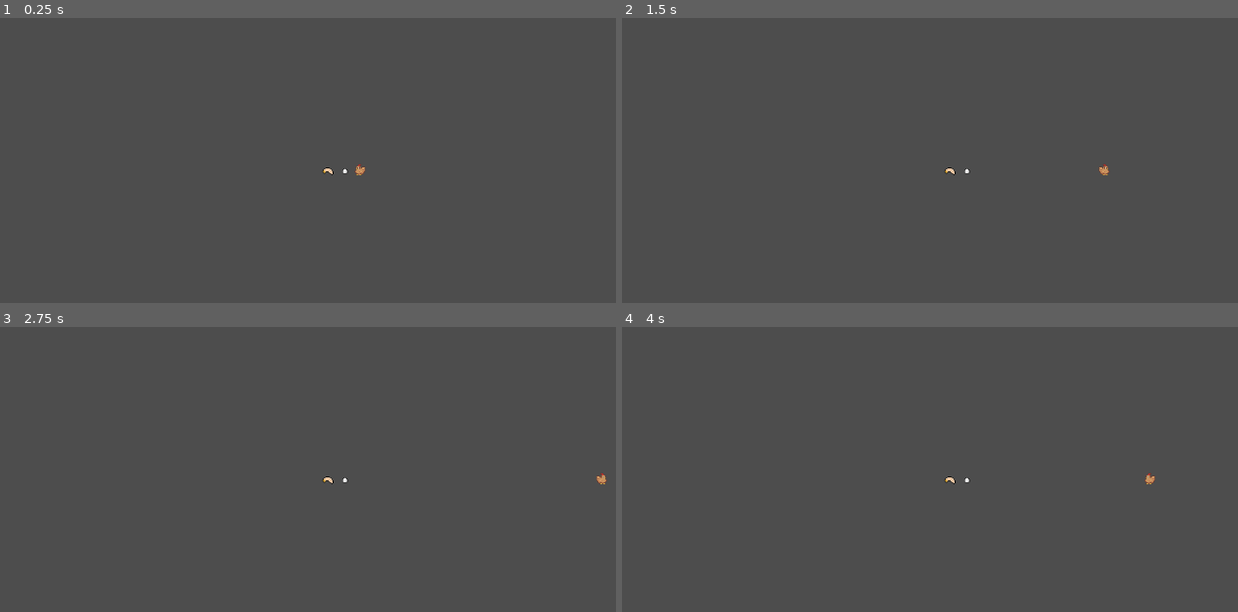
Above: before the commit, frames 1-4 (two rows, left to right).
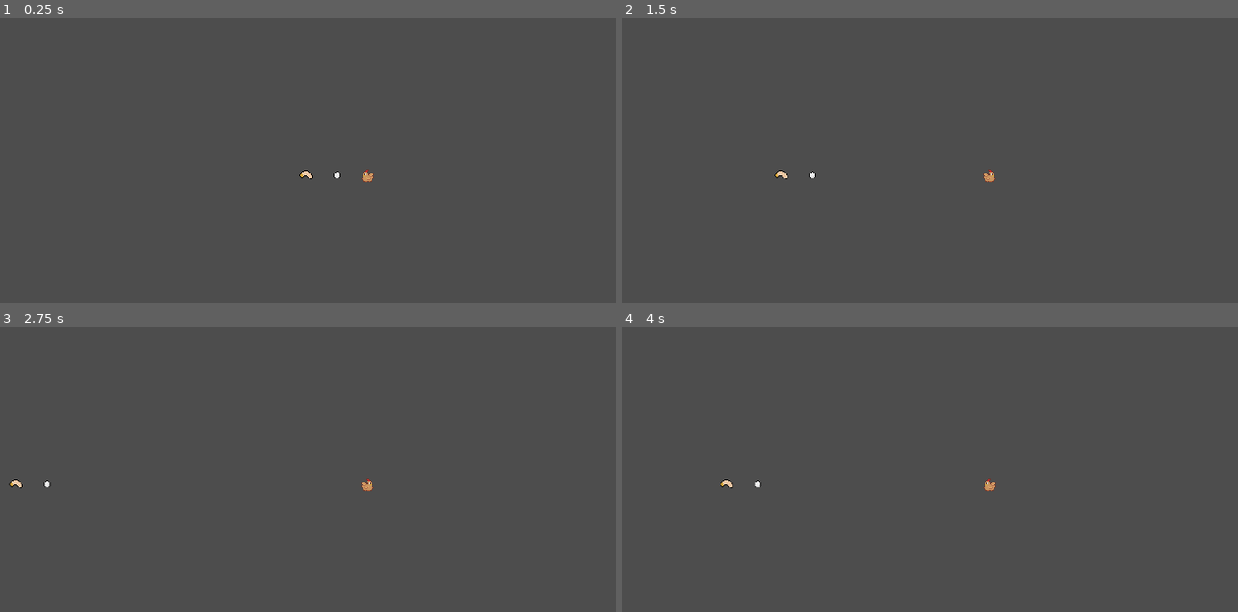
Above: after the commit, the same moments.

Repository: jordonbigelow/Chicken-Egg-Laying-Game
Game: Godot game, scene res://scenes/game_scene.tscn
Two runs of this game, one before a commit and one after it. Both use one fixed random seed, a clock stepped at 60 frames per second and the inputs below. The project has no main scene, so this scene is started directly.
Inputs (mouse positions are in pixels of both pictures, inside the frame that each line leads up to):
- Up to frame 1 (0.25 s): no input
- Up to frame 2 (1.5 s): tap Enter at 0.5 s; move the mouse to (1164, 154) at 0.52 s; hold D (move_right) 0.53-1.25 s; hold Enter 0.53-1.25 s; click (1164, 154) at 0.67 s; drag from (831, 200) to (948, 265) at 1.27 s
- Up to frame 3 (2.75 s): tap Space at 2 s; move the mouse to (443, 389) at 2.02 s; hold D (move_right) from 2.03 s (still down); tap J at 2.1 s
- Up to frame 4 (4 s): release D (move_right) at 2.75 s; drag from (948, 574) to (751, 421) at 2.77 s; tap Enter at 3.5 s; move the mouse to (1225, 552) at 3.52 s; hold A (move_left) from 3.53 s (still down); hold Tab from 3.53 s (still down)

The runs differ from the first frame. In frame 1, 0.2% of the frame differs, in the area x 48-61%, y 51-58%; in frame 2, 0.2%; in frame 3, 0.2%, in the area x 1-99%, y 51-58%; in frame 4, 0.2%.

Commit message:
aded a camera, zoomed it in, and set an override for the window to be 1920 x 1080 pixels

Diff:
--- a/project.godot
+++ b/project.godot
@@ -21,6 +21,14 @@
 gdscript/warnings/unsafe_method_access=1
 gdscript/warnings/unsafe_cast=1
 gdscript/warnings/unsafe_call_argument=1
+
+[display]
+
+window/size/viewport_width=480
+window/size/viewport_height=270
+window/size/window_width_override=1920
+window/size/window_height_override=1080
+window/vsync/vsync_mode=0
 
 [editor_plugins]
 
--- a/scenes/chicken.tscn
+++ b/scenes/chicken.tscn
@@ -9,7 +9,6 @@
 [node name="Chicken" type="CharacterBody2D"]
 position = Vector2(0, -8)
 script = ExtResource("1_gqf3p")
-metadata/_edit_group_ = true
 
 [node name="Sprite2D" type="Sprite2D" parent="."]
 texture = ExtResource("2_j7h1i")
--- a/scenes/game_scene.tscn
+++ b/scenes/game_scene.tscn
@@ -8,10 +8,14 @@
 
 [node name="Chicken" parent="." instance=ExtResource("1_7k46i")]
 z_index = 1
-position = Vector2(565, 312)
+position = Vector2(221, 126)
+
+[node name="Camera2D" type="Camera2D" parent="Chicken"]
+position = Vector2(0, 2)
+zoom = Vector2(2, 2)
 
 [node name="Basic Egg" parent="." instance=ExtResource("2_pvm7h")]
-position = Vector2(543, 315)
+position = Vector2(184, 125)
 
 [node name="Larvae" parent="." instance=ExtResource("3_k58q1")]
-position = Vector2(518, 315)
+position = Vector2(146, 125)
